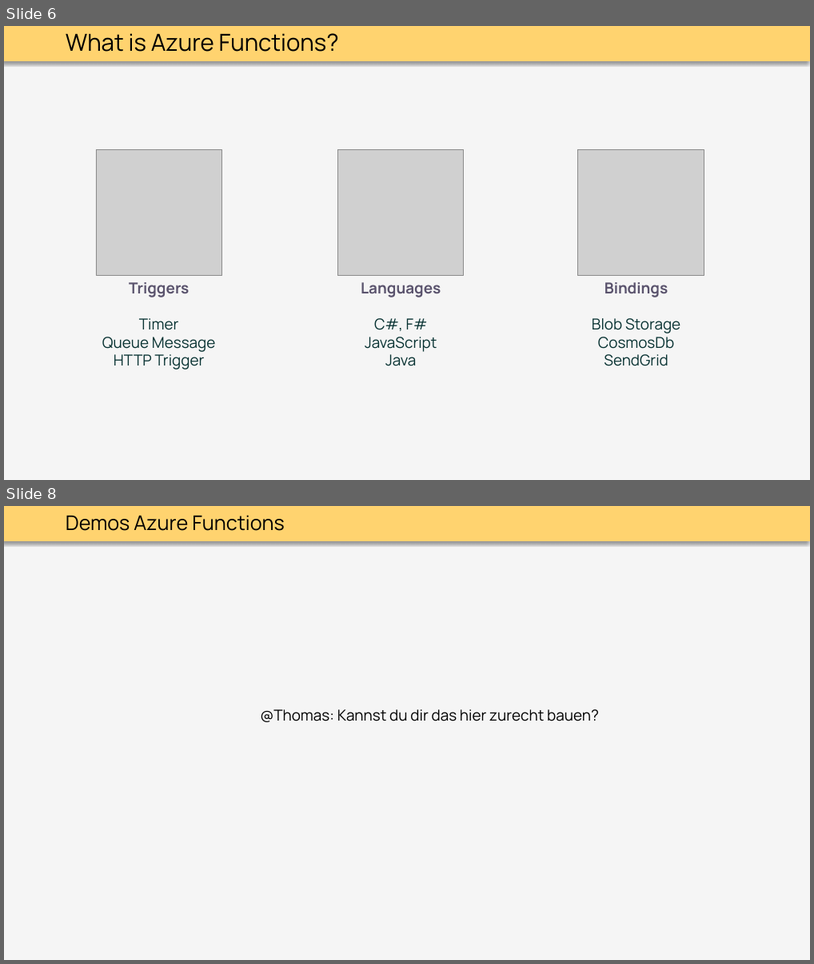
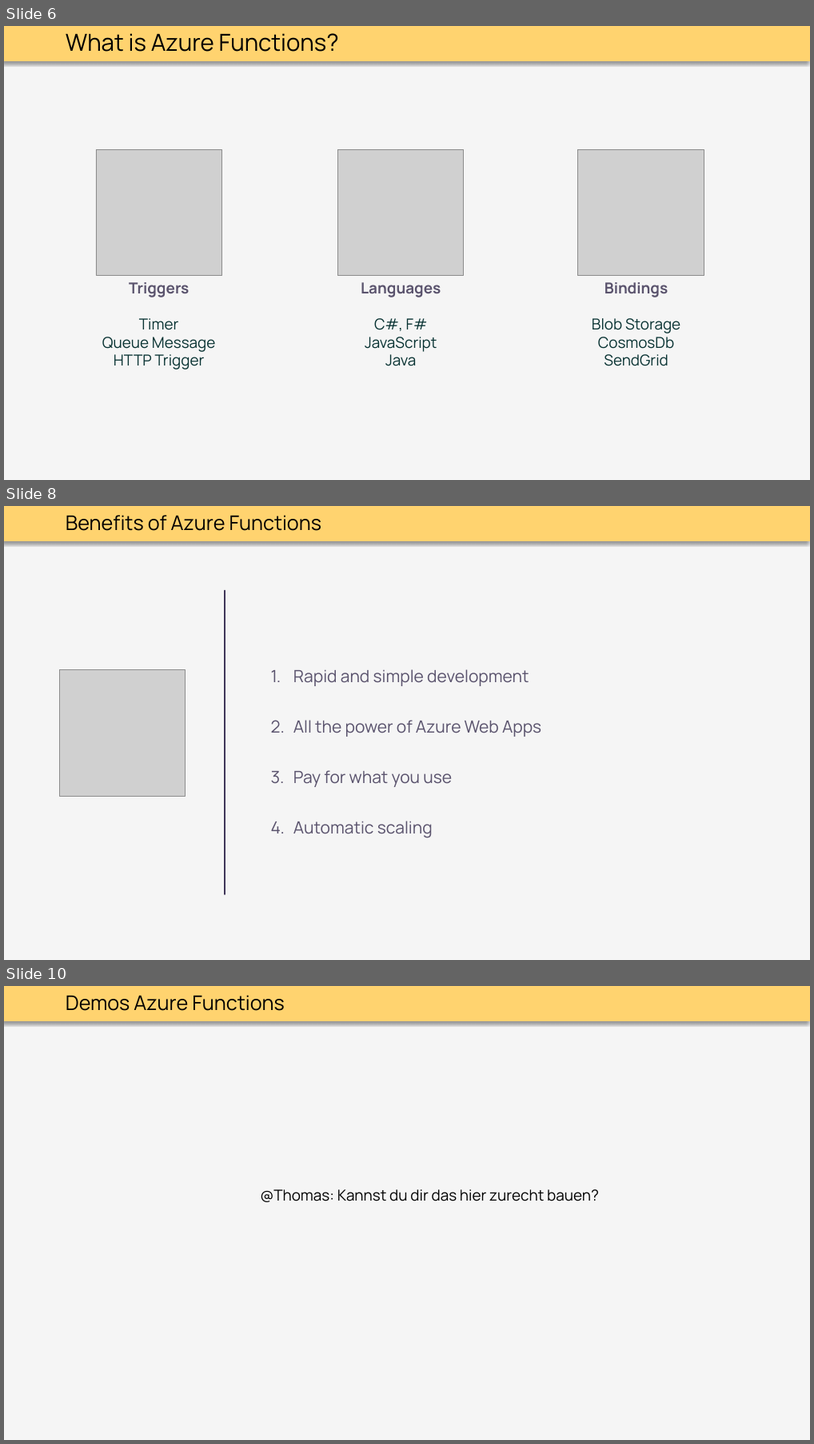
Before and after one commit to thoemmi/DurableFunctionsMeetupRosenheim, a slide deck: slides/Durable_Functions.pptx. Shown one above the other, each under a label of ours: slides 6 and 8 before the commit, slides 6, 8 and 10 after it; the slides between them are not shown. The pictures are 814x964 and 814x1444 pixels, drawn with LibreOffice and Linux fonts; fonts in the diff are those of the drawing; grey boxes stand for pictures. Boxes give left, top, right and bottom in pixels: in the first picture for what was removed or moved away, otherwise in the second. Text is boxed around its words. In the diff, an @@ line names an element or a change of style, - is before the commit and + after.

```diff
--- a/slides/Durable_Functions.pptx
+++ b/slides/Durable_Functions.pptx
@@ slide 8 added at <box>4,506,810,960</box>, background #F5F5F5; not listed: 1 template element that a slide beside it also shows @@
@@ text added at <box>66,515,322,531</box>, 24 pt, text #000000 @@
+Benefits of Azure Functions
@@ line added from (226, 591) to (226, 894), #3F3658 2 pt @@
@@ picture added at <box>60,670,186,796</box> @@
@@ text added at <box>294,669,542,838</box>, 20 pt, text #5A536D @@
+1. Rapid and simple development
+2. All the power of Azure Web Apps
+3. Pay for what you use
+4. Automatic scaling
@@ what was slide 8 is now slide 10 @@
```
Also in this commit, not shown: 3 other slides added, 1 slide removed.
